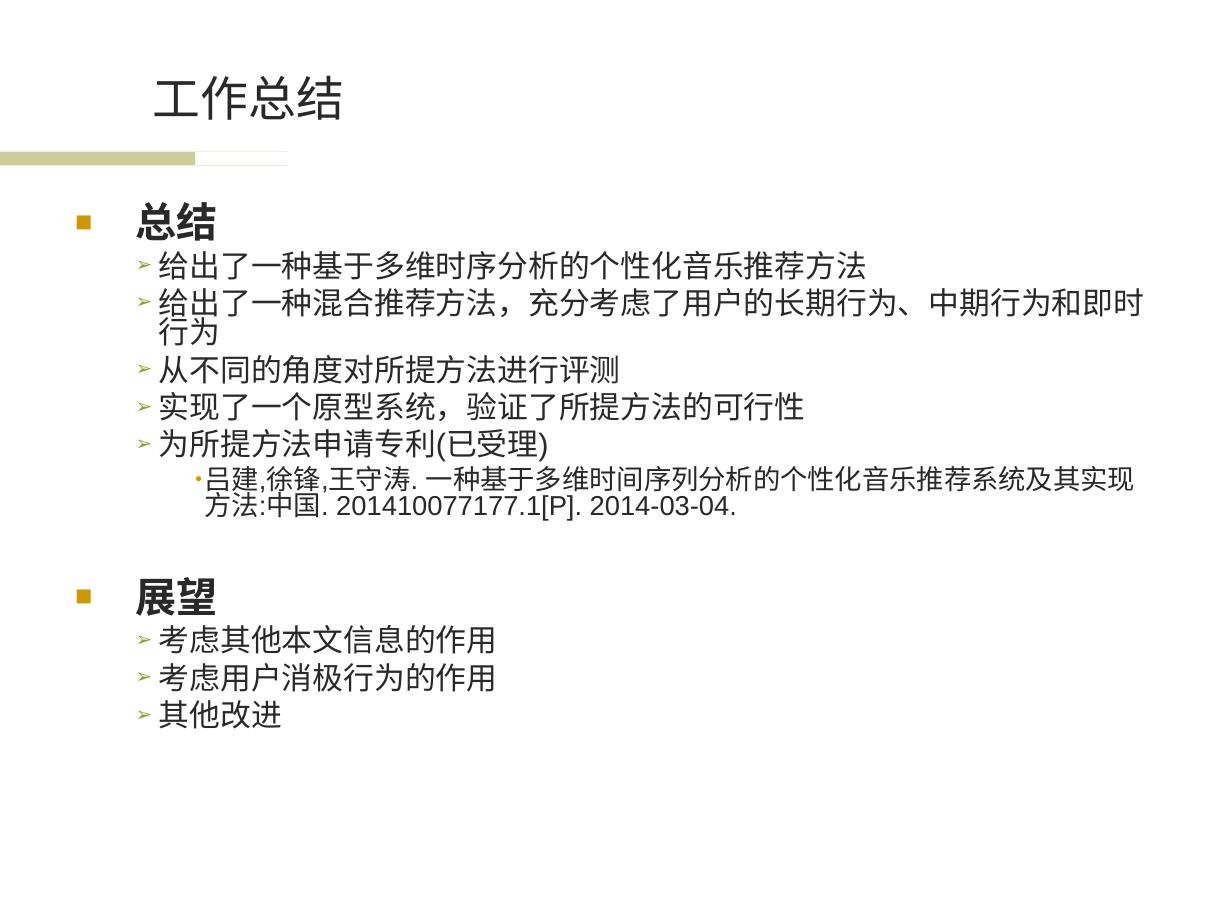
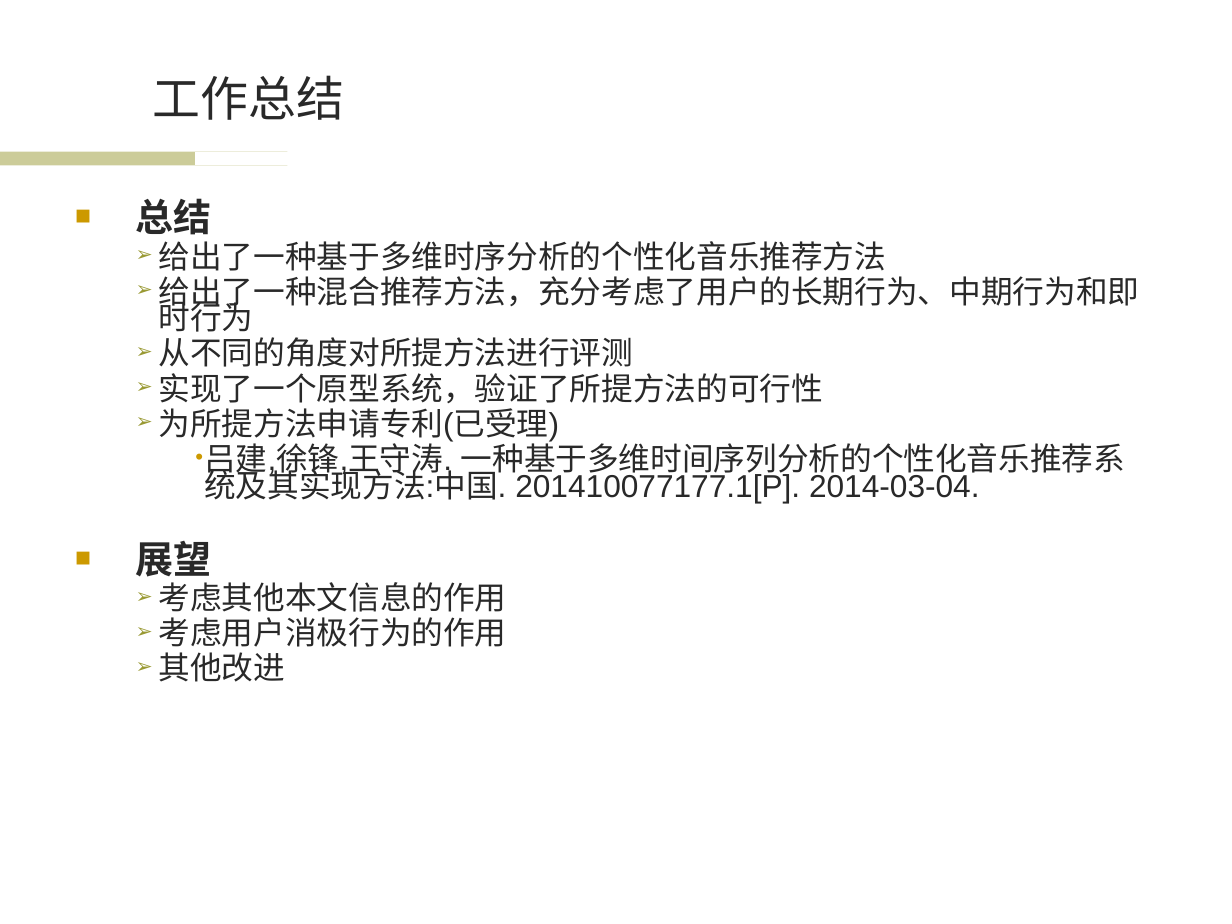
Before and after one commit to wwssttt/NJUThesis, a slide deck: slide 19 of ppt/一种基于时间序列分析的个性化音乐推荐系统及其实现.ppt. Drawn at 1232x924 pixels with LibreOffice and Linux fonts; fonts in the diff are those of the drawing; background and template pictures are left out. Boxes give left, top, right and bottom in pixels: in the first picture for what was removed or moved away, otherwise in the second. Text is boxed around its words. In the diff, an @@ line names an element or a change of style, - is before the commit and + after.

```diff
--- a/ppt/一种基于时间序列分析的个性化音乐推荐系统及其实现.ppt
+++ b/ppt/一种基于时间序列分析的个性化音乐推荐系统及其实现.ppt
@@ text "总结" at box(136, 198, 1140, 682): size 24 to 22.2 pt in "总结", "展望"; size 18 to 18.5 pt in "给出了一种基于多维时序分析的个性化音乐推荐方法", "给出了一种混合推荐方法，充分考虑了用户的长期行为、中期行为和即时行为", "从不同的角度对所提方法进行评测", "实现了一个原型系统，验证了所提方法的可行性" and 4 more places; size 16 to 18.5 pt in "吕建,徐锋,王守涛. 一种基于多维时间序列分析的个性化音乐推荐系统及其实现方法:中国. 201410077177.1[P ..."; line spacing 0.8 to 0.7; more space between paragraphs @@
```
Also in this commit, not shown: 13 other slides changed.
